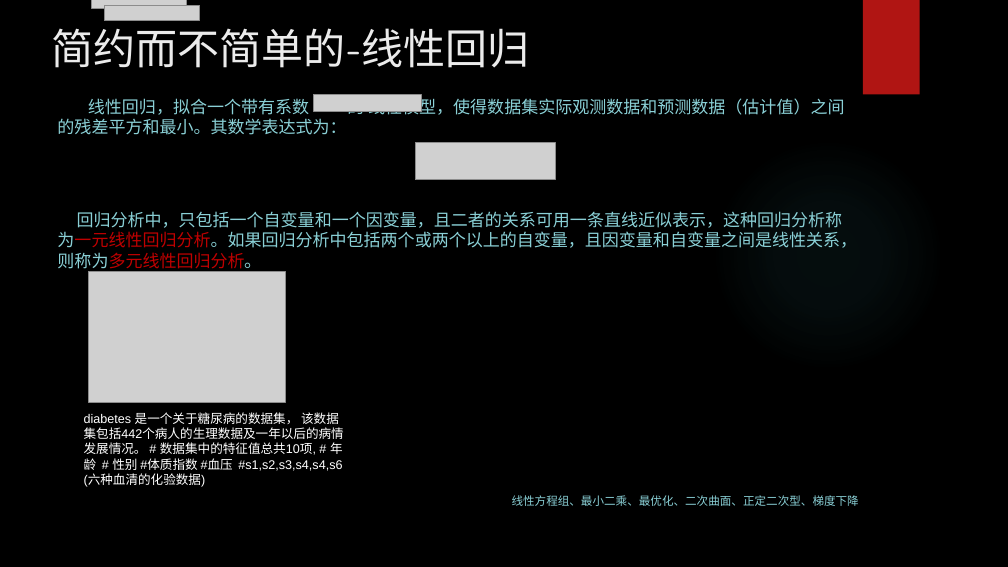
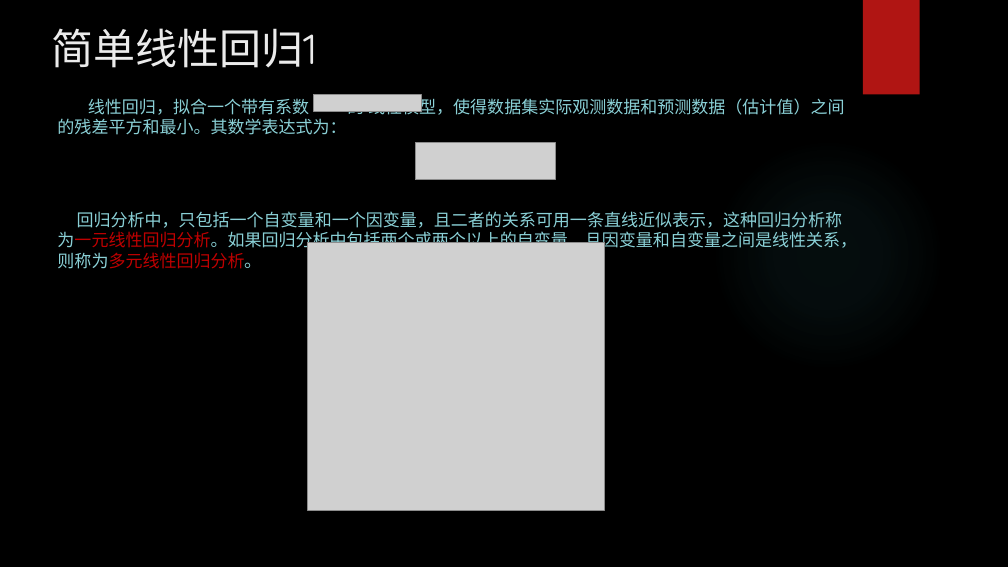
Before and after one commit to yejinlei/about-ml, a slide deck: slide 8 of AI的数学基础.pptx (slide 7 before the commit). Drawn at 1008x567 pixels with LibreOffice and Linux fonts; fonts in the diff are those of the drawing; grey boxes stand for pictures; background and template pictures are left out. Boxes give left, top, right and bottom in pixels: in the first picture for what was removed or moved away, otherwise in the second. Text is boxed around its words. In the diff, an @@ line names an element or a change of style, - is before the commit and + after.

```diff
--- a/AI的数学基础.pptx
+++ b/AI的数学基础.pptx
@@ title at (51, 28, 317, 68): text changed @@
-简约而不简单的-线性回归
+简单线性回归1
@@ picture removed at (91, 0, 187, 8) @@
@@ picture removed at (104, 5, 200, 21) @@
@@ picture added at (307, 243, 604, 510) @@
@@ picture removed at (88, 271, 285, 402) @@
@@ text removed at (84, 412, 344, 487) @@
-diabetes 是一个关于糖尿病的数据集， 该数据集包括442个病人的生理数据及一年以后的病情发展情况。 # 数据集中的特征值总共10项, # 年龄 # 性别 #体质指数 #血压 #s1,s2,s3,s4,s4,s6 (六种血清的化验数据)
@@ text removed at (512, 495, 859, 506) @@
-线性方程组、最小二乘、最优化、二次曲面、正定二次型、梯度下降
```
Also in this commit, not shown: 4 other slides changed, 8 slides added, 20 slides removed, 1 other file.
